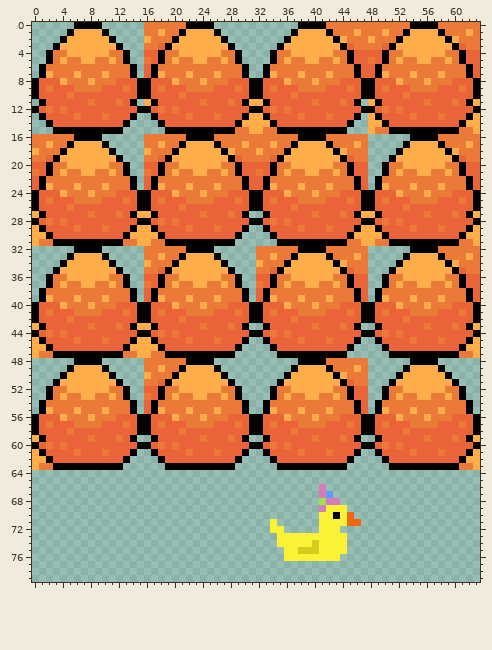
Sprite sheet -- DDoaDC/Assets/Tilemaps/trees.png. Above: the version before the commit.
The file is 256x320 pixels, drawn in blocks of 4x4; one block is one cell here.
The same view after the edit:
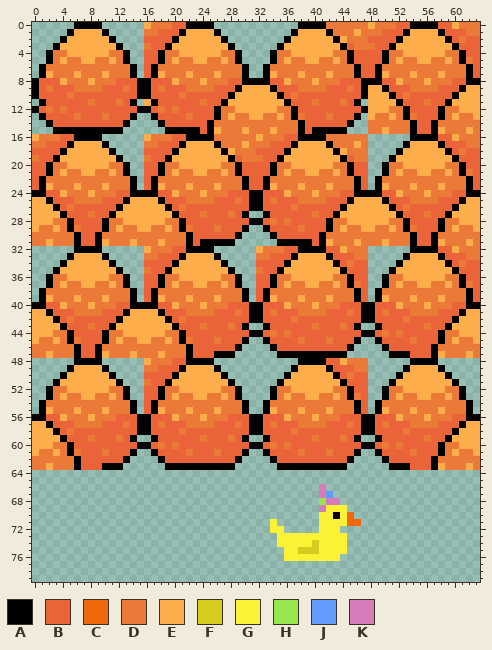
Palette (. is transparent): A #000000  B #eb6338  C #ef680d  D #eb7a38  E #fead4b  F #d5cc1e  G #fbf236  H #99e550  J #639bff  K #d77bba
What changed:
Changed rows in their new state; - is an unchanged pixel.
first column x 0:
 0 ----------------E---BB--------------------------E---BB----BBE---
 1 ------------------BBB-----------------------------BBB------BBBD-
 2 ----------------BBBB----------------------------BBBB--------B-BB
 3 -----------------B-------------------------------B------------BB
 5 ----------------B-------------------------------B-------------D-
 8 ------------------------------A--A---------------A------------A-
 9 -----------------------------AEEEEA-------------EEA----------AEE
10 ----------------------------AEEEEEEA------------EEEA--------AEEE
11 ---------------------------AEEE--EEEA------------EEEA------AEEE-
12 --------------------------ADDEEEEEED-A----------EEED-A----ADDEEE
13 --------------------------ADEDD--DDEDA-----------DDEDA----ADEDD-
14 -------------------------ADDDDDDDDDDDDA---------DDDDDDA--ADDDDDD
15 ------------------------B-EDD-EDD-EDDD-B--------D-EDDD-BB-EDD-ED
16 E---BB----------E---BB----------E---BB--------------------BBE---
17 --BBB-------------BBB-------------BBB----------------------BBBD-
18 BBBB------------BBBB------------BBBB------------------------B-BB
19 -B---------------B---------------B----------------------------BB
21 B---------------B---------------B-----------------------------D-
24 -A------------A--A----------------------------A--A------------A-
25 EEA----------AEEEEA--------------------------AEEEEA----------AEE
26 EEEA--------AEEEEEEA------------------------AEEEEEEA--------AEEE
27 -EEEA------AEEE--EEEA----------------------AEEE--EEEA------AEEE-
28 EEED-A----ADDEEEEEED-A--------------------ADDEEEEEED-A----ADDEEE
29 -DDEDA----ADEDD--DDEDA--------------------ADEDD--DDEDA----ADEDD-
30 DDDDDDA--ADDDDDDDDDDDDA------------------ADDDDDDDDDDDDA--ADDDDDD
31 D-EDDD-BB-EDD-EDD-EDDD-B----------------B-EDD-EDD-EDDD-BB-EDD-ED
32 ----------------E---BB----------E---BB----BBE-------------BBE---
33 ------------------BBB-------------BBB------BBBD------------BBBD-
34 ----------------BBBB------------BBBB--------B-BB------------B-BB
35 -----------------B---------------B------------BB--------------BB
37 ----------------B---------------B-------------D---------------D-
40 -A------------A--A--------------------------------------------A-
41 EEA----------AEEEEA------------------------------------------AEE
42 EEEA--------AEEEEEEA----------------------------------------AEEE
43 -EEEA------AEEE--EEEA--------------------------------------AEEE-
44 EEED-A----ADDEEEEEED-A------------------------------------ADDEEE
45 -DDEDA----ADEDD--DDEDA------------------------------------ADEDD-
46 DDDDDDA--ADDDDDDDDDDDDA----------------------------------ADDDDDD
47 D-EDDD-BB-EDD-EDD-EDDD-BBB----------------------------BBB-EDD-ED
48 ----------------E---BB--------------------BBE-------------------
49 ------------------BBB----------------------BBBD-----------------
50 ----------------BBBB------------------------B-BB----------------
51 -----------------B----------------------------BB----------------
53 ----------------B-----------------------------D-----------------
56 -A------------------------------------------------------------A-
57 EEA----------------------------------------------------------AEE
58 EEEA--------------------------------------------------------AEEE
59 -EEEA------------------------------------------------------AEEE-
60 EEED-A----------------------------------------------------ADDEEE
61 -DDEDA----------------------------------------------------ADEDD-
62 DDDDDDA--------------------------------------------------ADDDDDD
63 D-EDDD-BBB--------------------------------------------BBB-EDD-ED
Changed places in both pictures, as pixel boxes (x1, y1, x2, y2):
changed: (32, 22, 480, 400)
changed: (32, 414, 102, 470)
changed: (410, 414, 480, 470)
